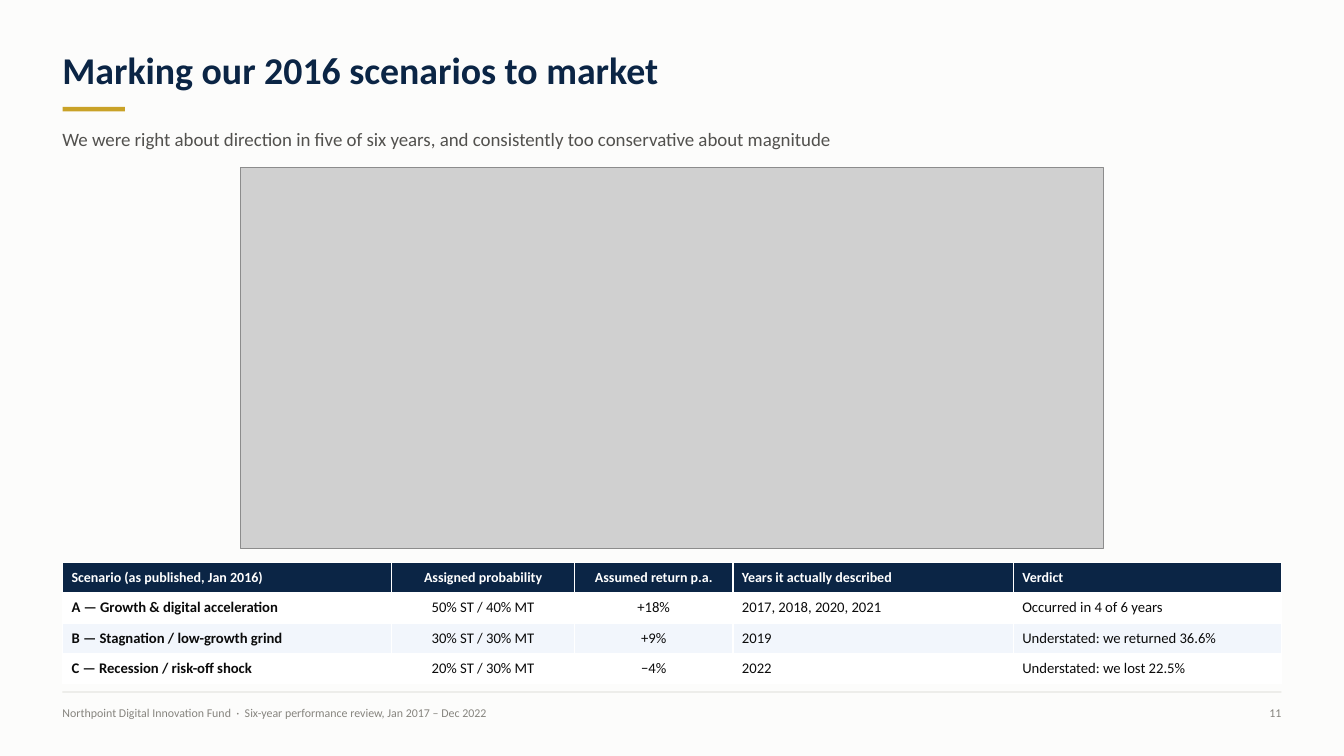
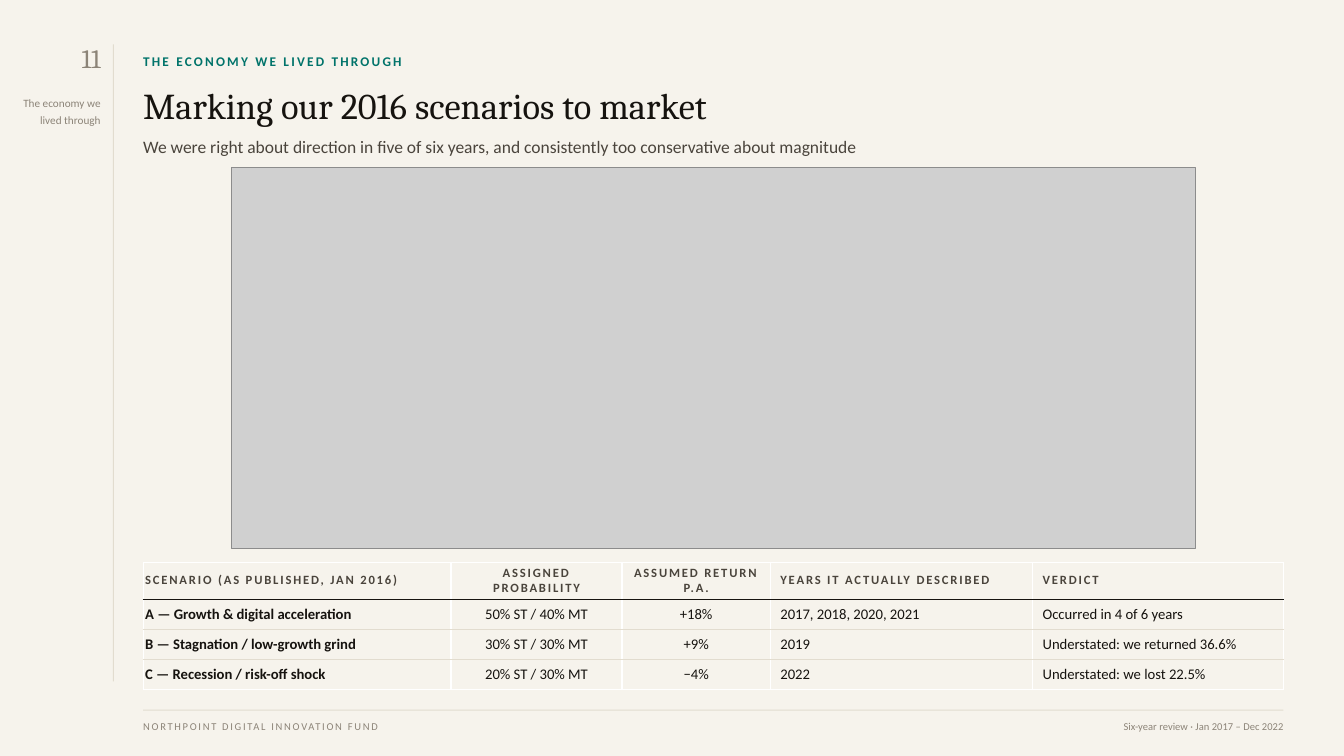
Before and after one commit to sleepdiff-web/CLAUDE, a slide deck: slide 11 of finc13303-portfolio-performance/deliverables/FINC13303_Ass2_PortfolioPerformance_14053836_OConnor.pptx. Drawn at 1344x756 pixels with LibreOffice and Linux fonts; fonts in the diff are those of the drawing; grey boxes stand for pictures. Boxes give left, top, right and bottom in pixels: in the first picture for what was removed or moved away, otherwise in the second. Text is boxed around its words. In the diff, an @@ line names an element or a change of style, - is before the commit and + after.

```diff
--- a/finc13303-portfolio-performance/deliverables/FINC13303_Ass2_PortfolioPerformance_14053836_OConnor.pptx
+++ b/finc13303-portfolio-performance/deliverables/FINC13303_Ass2_PortfolioPerformance_14053836_OConnor.pptx
@@ background #FCFCFB to #F6F3EC @@
@@ text "11": place and size @@
-text "11" at (1269,709,1281,717)
+text "11" at (82,50,101,68)
@@ text "11" at (82,50,101,68): size 8.5 to 19 pt, font Calibri to Cambria, text colour #86847E to #8C8478 @@
@@ rectangle added at (113,44,114,682), fill #E2DCCF @@
@@ text added at (143,57,402,66), 9.5 pt, text #00736A, bold @@
+THE ECONOMY WE LIVED THROUGH
@@ text "Marking our 2016 scenarios to ...": place and size @@
-text "Marking our 2016 scenarios to ..." at (62,57,658,91)
+text "Marking our 2016 scenarios to ..." at (143,93,706,127)
@@ text "Marking our 2016 scenarios to ..." at (143,93,706,127): size 27 to 26 pt, font Calibri to Cambria, text colour #0B2545 to #16130F, bold off; line spacing 1.05 to 1.02 @@
@@ text added at (23,99,100,126), 8 pt, text #8C8478 @@
+The economy we lived through
@@ rectangle removed at (63,107,125,111) @@
@@ text "We were right about direction ...": place and size @@
-text "We were right about direction ..." at (62,133,831,149)
+text "We were right about direction ..." at (143,141,856,156)
@@ text "We were right about direction ..." at (143,141,856,156): size 13.5 to 12.5 pt, text colour #52514E to #4A443C; line spacing 1.2 to 1.22 @@
@@ picture: place and size @@
-picture at (240,167,1104,548)
+picture at (231,167,1196,548)
@@ table at (143,563,1284,684) @@
-row 1: Scenario (as published, Jan 2016) | Assigned probability | Assumed return p.a. | Years it actually described | Verdict
+row 1: SCENARIO (AS PUBLISHED, JAN 2016) | ASSIGNED PROBABILITY | ASSUMED RETURN P.A. | YEARS IT ACTUALLY DESCRIBED | VERDICT
@@ fill #0B2545 to none in row 1 @@
@@ fill #FFFFFF to none in 10 cells @@
@@ fill #F2F6FC to none in row 3 @@
@@ text colour #0B0B0B to #16130F in "A — Growth & digital acceleration", "50% ST / 40% MT", "+18%", "2017, 2018, 2020, 2021" and 11 more places @@
@@ borders changed @@
@@ table: place and size @@
-table at (63,563,1281,684)
+table at (143,563,1284,684)
@@ text at (62,709,486,719): text changed; size 8.5 to 7.5 pt; text colour #86847E to #8C8478 @@
-Northpoint Digital Innovation Fund · Six-year performance review, Jan 2017 – Dec 2022
+NORTHPOINT DIGITAL INNOVATION FUND
@@ rectangle: place and size @@
-rectangle at (63,692,1281,693)
+rectangle at (143,710,1284,711)
@@ rectangle at (143,710,1284,711): fill #E6E5E1 to #E2DCCF @@
@@ text added at (1124,723,1283,732), 7.5 pt, text #8C8478 @@
+Six-year review · Jan 2017 – Dec 2022
```
Also in this commit, not shown: 48 other slides changed, 41 other files.
